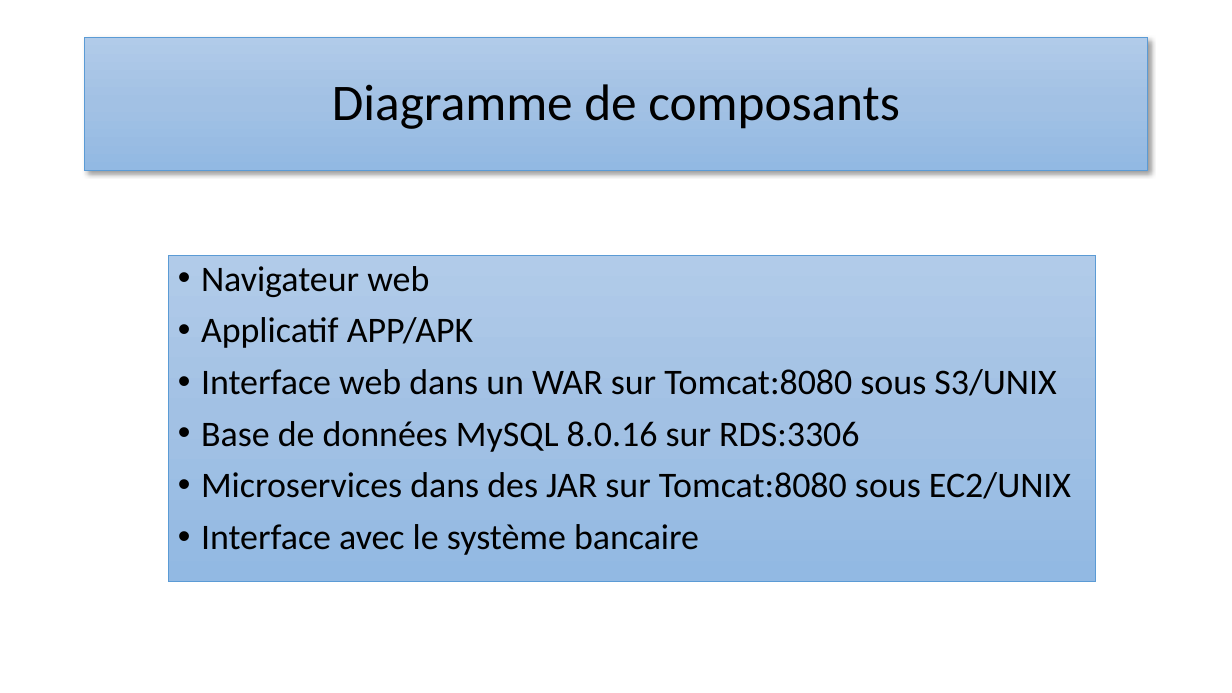
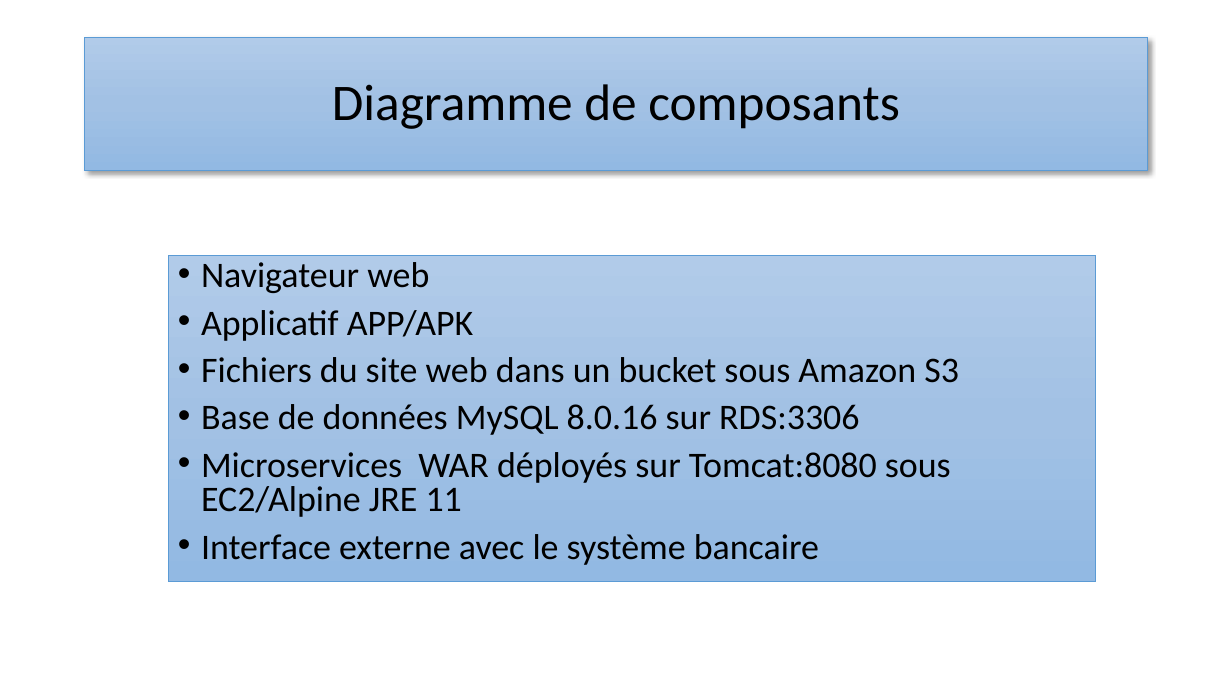
Before and after one commit to pedsf1968/OC-P5, a slide deck: slide 16 of Concevez la solution technique d’un système de gestion.pptx. Drawn at 1232x693 pixels with LibreOffice and Linux fonts; fonts in the diff are those of the drawing. Boxes give left, top, right and bottom in pixels: in the first picture for what was removed or moved away, otherwise in the second. Text is boxed around its words. In the diff, an @@ line names an element or a change of style, - is before the commit and + after.

```diff
--- a/Concevez la solution technique d’un système de gestion.pptx
+++ b/Concevez la solution technique d’un système de gestion.pptx
@@ text at box(201, 262, 859, 435): line spacing 0.9 to 0.8 @@
@@ text at box(201, 357, 959, 383): text changed @@
-• Interface web dans un WAR sur Tomcat:8080 sous S3/UNIX
+• Fichiers du site web dans un bucket sous Amazon S3
@@ text at box(201, 452, 951, 565): text changed @@
-• Microservices dans des JAR sur Tomcat:8080 sous EC2/UNIX
-• Interface avec le système bancaire
+• Microservices WAR déployés sur Tomcat:8080 sous EC2/Alpine JRE 11
+• Interface externe avec le système bancaire
```
Also in this commit, not shown: 2 slides added, 2 slides removed, 49 other files.
